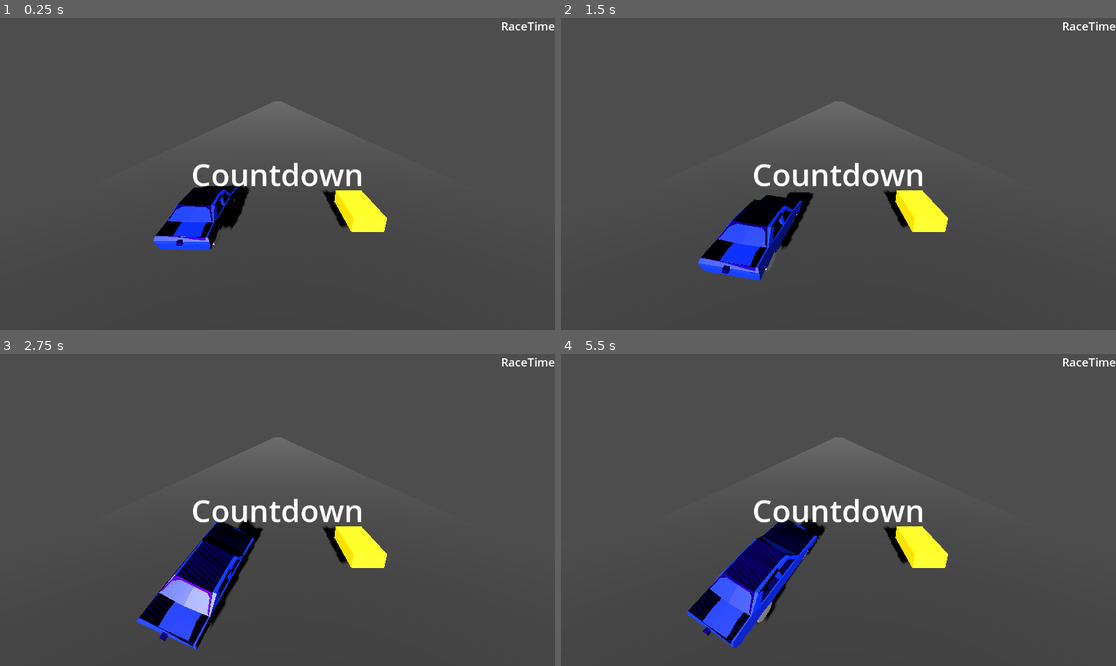
Above: before the commit, frames 1-4 (two rows, left to right).
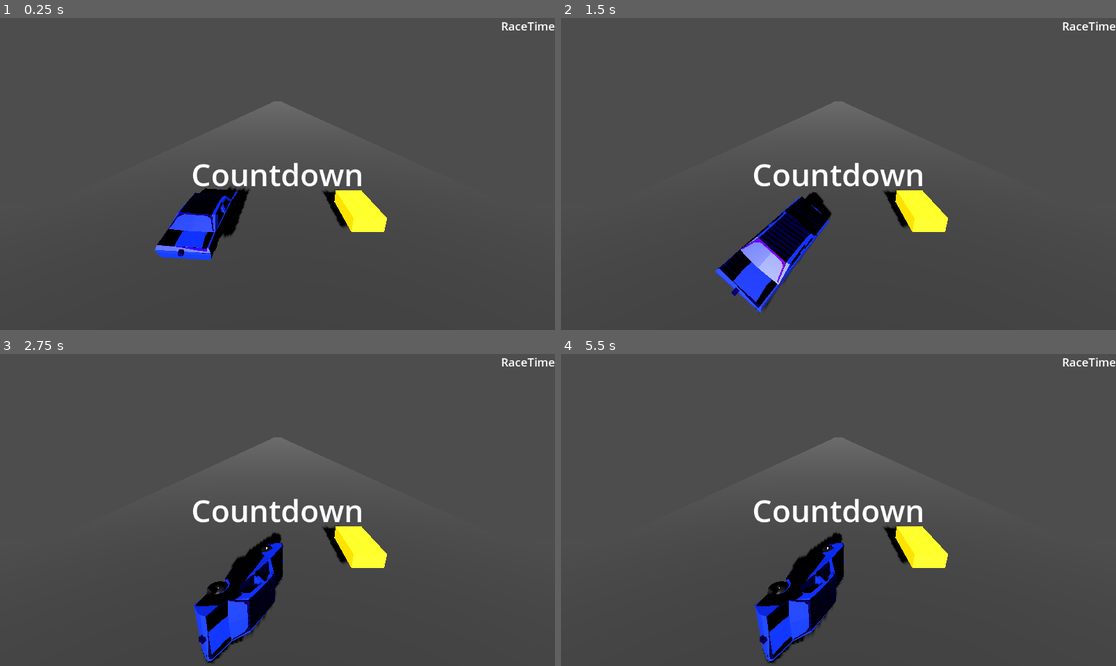
Above: after the commit, the same moments.

Repository: smoothbrainsinc/DragRacingSim
Game: Godot game, scene res://main.tscn
The game is run twice, just before and just after one commit, with the same random seed, the same clock (stepped at 60 frames per second) and the same inputs.
Inputs:
- Up to frame 1 (0.25 s): no input
- Up to frame 2 (1.5 s): hold Right (ui_right) 0.53-1.28 s; hold Down (ui_down) from 1.28 s (still down)
- Up to frame 3 (2.75 s): release Down (ui_down) at 2.03 s; hold Right (ui_right) from 2.03 s (still down)
- Up to frame 4 (5.5 s): release Right (ui_right) at 2.78 s; hold Up (ui_up) 2.78-3.53 s; hold Left (ui_left) 3.53-5.03 s; hold Down (ui_down) from 5.03 s (still down)

The runs differ from the first frame. In frame 1, 1.8% of the frame differs, in the area x 27-45%, y 53-78%; in frame 2, 4.8%; in frame 3, 6.8%; in frame 4, 7.6%, in the area x 22-52%, y 52-100%.
Error before the commit: Invalid access to property or key 'race_started' on a base object of type 'CanvasLayer (RaceUI)'. (res://player.gd:14)

Commit message:
working on ui

Diff:
--- a/opponent.gd
+++ b/opponent.gd
@@ -1,15 +1,17 @@
-
 extends VehicleBody3D
 
 @export var max_engine_force = 180.0
 var can_move = false
 
 func _ready():
-	var ui = get_node("/RaceUI")
-	if ui:
-		ui.race_started.connect(_on_race_started)
+	# Connect to GameManager signal directly
+	if GameManager and GameManager.has_signal("race_started"):
+		GameManager.race_started.connect(_on_race_started)
+	else:
+		print("Warning: GameManager or race_started signal not found")
 
-	var finish = get_node("../Track/FinishLine/DetectionArea")
+	# Connect to finish line
+	var finish = get_node_or_null("/root/main/FinishLine")
 	if finish:
 		finish.opponent_finished.connect(_on_opponent_finished)
 
--- a/player.gd
+++ b/player.gd
@@ -1,4 +1,3 @@
-
 extends VehicleBody3D
 
 @export var max_engine_force = 200.0
@@ -8,43 +7,52 @@
 var can_move = false
 
 func _ready():
-	# Connect to UI signals
-	var ui = get_node("../RaceUI")  # Adjust path as needed
-	if ui:
-		ui.race_started.connect(_on_race_started)
+	# Connect to GameManager signal directly
+	if GameManager and GameManager.has_signal("race_started"):
+		GameManager.race_started.connect(_on_race_started)
+	else:
+		print("Warning: GameManager or race_started signal not found")
 
 	# Connect to finish line
-	var finish = get_node("../Track/FinishLine/DetectionArea")  # Adjust path as needed
+	var finish = get_node_or_null("/root/main/FinishLine")
 	if finish:
 		finish.player_finished.connect(_on_player_finished)
 
 	print("GameManager available: ", GameManager)
 
 func _on_race_started():
+	can_move = true
 	print("Player can move!")
-	can_move = true
+
+func _on_player_finished():
+	can_move = false
+	print("Player finished!")
+	engine_force = 0
+	brake = max_brake_force  # Apply brakes to stop
 
 func _physics_process(_delta):
 	if not can_move:
+		if linear_velocity.length() < 0.1:
+			linear_velocity = Vector3.ZERO
+			angular_velocity = Vector3.ZERO
 		return
 
-	# Engine/Brake
-	engine_force = 0
-	brake = 0
+	# Handle acceleration and braking
+	if Input.is_action_pressed("accelerate"):
+		engine_force = max_engine_force
+	elif Input.is_action_pressed("brake"):
+		brake = max_brake_force
+	else:
+		engine_force = 0
+		brake = 0
 
-	if Input.is_action_pressed("ui_up"):  # Or whatever your accelerate key is
-		engine_force = max_engine_force
-	elif Input.is_action_pressed("ui_down"):  # Brake/reverse
-		brake = max_brake_force
-
-	# Steering
+	# Handle steering
 	steering = 0
 	if Input.is_action_pressed("ui_left"):
 		steering = max_steering
 	elif Input.is_action_pressed("ui_right"):
 		steering = -max_steering
 
-func _on_player_finished():
-	print("Player finished!")
-	engine_force = 0
-	brake = max_brake_force
+	# Stabilization
+	if linear_velocity.length() < 0.1:
+		apply_central_force(-ProjectSettings.get_setting("physics/3d/default_gravity") * mass * 0.05)
--- a/player_car.tscn
+++ b/player_car.tscn
@@ -8,10 +8,7 @@
 [sub_resource type="BoxShape3D" id="BoxShape3D_dnlqt"]
 size = Vector3(3.312, 1.18, 1.305)
 
-[sub_resource type="CylinderMesh" id="CylinderMesh_dnlqt"]
-
 [node name="PlayerCar" type="VehicleBody3D"]
-transform = Transform3D(1, 0, 0, 0, 1, 0, 0, 0, 1, 0, 0.271112, 0)
 axis_lock_linear_x = true
 axis_lock_linear_z = true
 axis_lock_angular_x = true
@@ -25,39 +22,8 @@
 transform = Transform3D(1, 0, 0, 0, 1, 0, 0, 0, 0.999999, 0, 0, 0)
 
 [node name="CollisionShape3D" type="CollisionShape3D" parent="datsun"]
-transform = Transform3D(1, 0, 0, 0, 1, 0, 0, 0, 1, 0.000976562, 0.58, 0)
+transform = Transform3D(1, 0, 0, 0, 1, 0, 0, 0, 1, 0, 0.764434, 0)
 shape = SubResource("BoxShape3D_dnlqt")
 
-[node name="wheel-left-front2" type="VehicleWheel3D" parent="datsun"]
-transform = Transform3D(0.0475075, 0, -0.998871, 0, 1, 0, 0.998871, 0, 0.0475074, -1.11992, 0.301951, 0.50337)
-use_as_steering = true
-
-[node name="MeshInstance3D" type="MeshInstance3D" parent="datsun/wheel-left-front2"]
-transform = Transform3D(-0.0289299, 0.0854156, -0.00120002, -2.65426e-11, 0.000276393, 0.372466, 0.438222, 0.00563886, -7.92211e-05, -0.0627764, 0.00343868, -0.0341783)
-mesh = SubResource("CylinderMesh_dnlqt")
-
-[node name="wheel-right-front2" type="VehicleWheel3D" parent="datsun"]
-transform = Transform3D(-0.0143811, 0, -0.999897, 0, 1, 0, 0.999897, 0, -0.0143811, -1.10262, 0.343227, -0.33558)
-use_as_steering = true
-
-[node name="MeshInstance3D" type="MeshInstance3D" parent="datsun/wheel-right-front2"]
-transform = Transform3D(-0.00292987, 0.0599505, -0.0225881, -0.000339562, 0.00288778, 0.468908, 0.525956, 0.000335821, 0.000176905, -0.0687539, -0.103032, 0.0774326)
-mesh = SubResource("CylinderMesh_dnlqt")
-
-[node name="wheel-left-rear2" type="VehicleWheel3D" parent="datsun"]
-transform = Transform3D(0.0229317, 0, -0.999737, 0, 1, 0, 0.999737, 0, 0.0229317, 0.758958, 0.261147, 0.310112)
-use_as_traction = true
-
-[node name="MeshInstance3D" type="MeshInstance3D" parent="datsun/wheel-left-rear2"]
-transform = Transform3D(-0.0276483, -0.232894, 0.00146132, 6.32515e-18, 0.000753048, 0.453232, -0.517537, 0.0124419, -7.80681e-05, -0.582295, -0.0887779, -0.0163397)
-mesh = SubResource("CylinderMesh_dnlqt")
-
-[node name="wheel-right-rear2" type="VehicleWheel3D" parent="datsun"]
-transform = Transform3D(0.0509415, 0, -0.998702, 0, 1, 0, 0.998702, 0, 0.0509415, 0.734047, 0.220154, -0.233104)
-use_as_traction = true
-
-[node name="MeshInstance3D" type="MeshInstance3D" parent="datsun"]
-transform = Transform3D(0.518275, 0, 0, 0, 0.000753048, 0.453232, 0, -0.233226, 0.00146341, 0.790061, 0.285564, 0.342677)
-mesh = SubResource("CylinderMesh_dnlqt")
-
 [node name="MeshInstance3D2" type="MeshInstance3D" parent="."]
+transform = Transform3D(1, 0, 0, 0, 1, 0, 0, 0, 1, 0, 0, -0.64755)
--- a/race_ui.tscn
+++ b/race_ui.tscn
@@ -34,7 +34,6 @@
 horizontal_alignment = 2
 
 [node name="ResultsPanel" type="Panel" parent="."]
-visible = false
 anchors_preset = 15
 anchor_right = 1.0
 anchor_bottom = 1.0
Not shown: 1 places in player_car.tscn that only renumber resources
